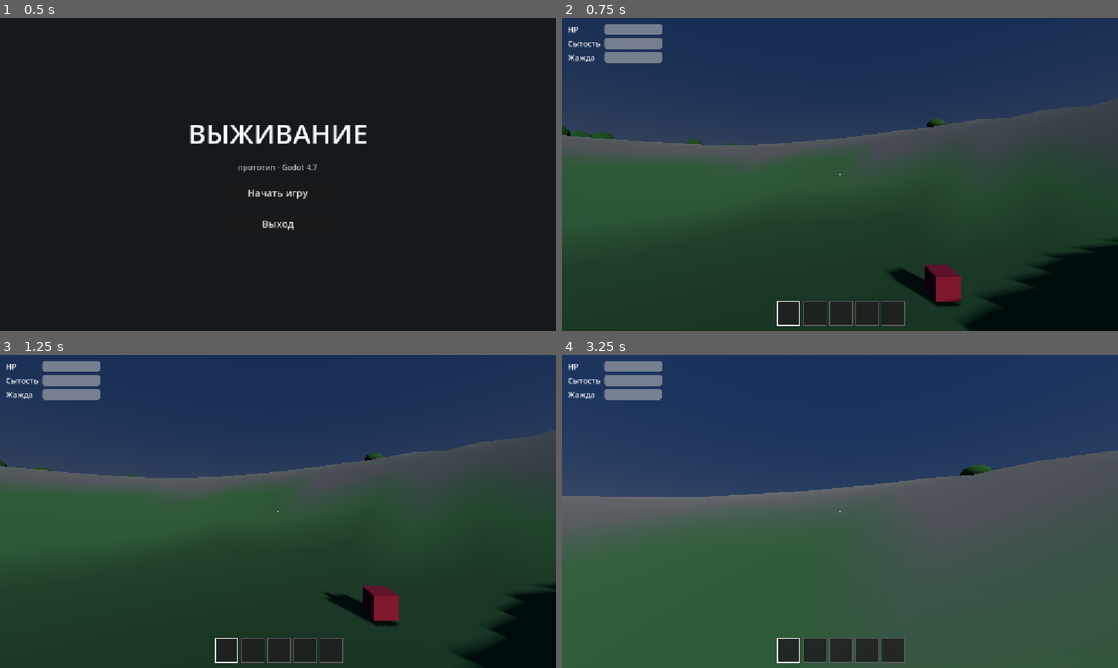
Above: before the commit, frames 1-4 (two rows, left to right).
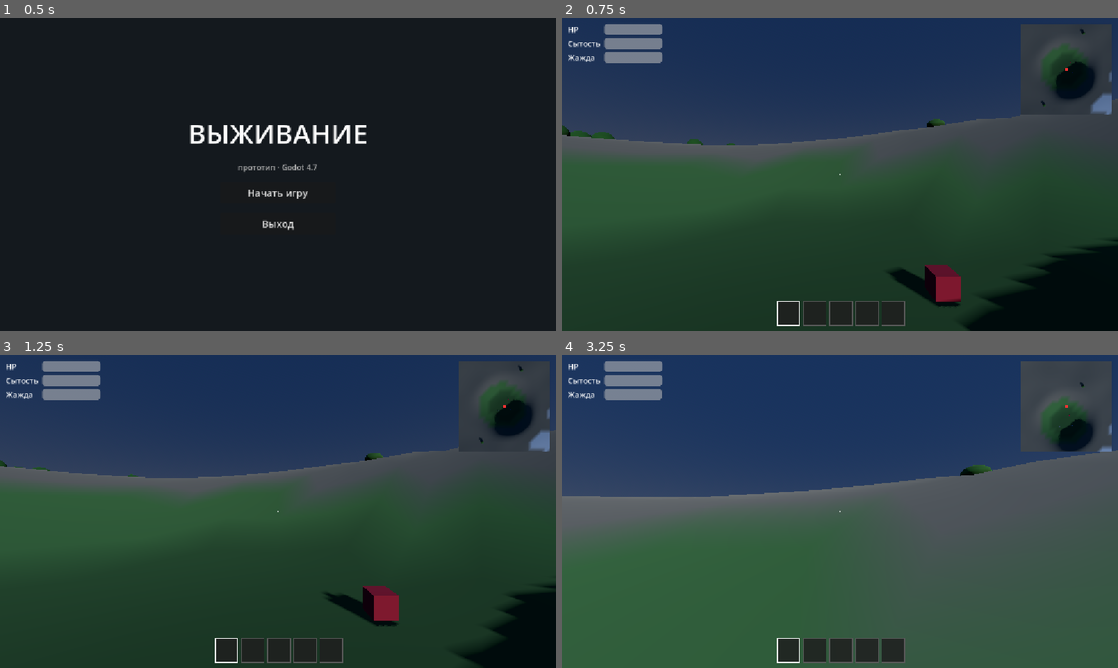
Above: after the commit, the same moments.

Repository: goverfar-tech/govno-igra
Game: Godot game, scene res://scenes/ui/main_menu.tscn
Same seed, same stepped clock (60 frames per second), same inputs: the game is played once before the commit and once after it.
Inputs (mouse positions are in pixels of both pictures, inside the frame that each line leads up to):
- Up to frame 1 (0.5 s): no input
- Up to frame 2 (0.75 s): click "Начать игру" at 0.5 s
- Up to frame 3 (1.25 s): no input
- Up to frame 4 (3.25 s): tap Enter (ui_accept) at 1.25 s; move the mouse to (867, 511) at 1.27 s; hold W (move_forward) from 1.28 s (still down); tap E (interact) at 1.35, 2.3, 2.85 s; click (867, 511) at 1.42 s; tap Space (jump) at 1.52, 2.27 s; move the mouse to (812, 511) at 2.02 s; tap Ctrl (crouch) at 2.1 s; click (812, 511) at 2.17 s; move the mouse to (851, 505) at 2.77 s; click (851, 505) at 2.92 s

Frame 1 is identical in both runs. In frame 2, 3.2% of the frame differs, in the area x 82-99%, y 2-31%; in frame 3, 3.2%; in frame 4, 4.4%.

Commit message:
feat: pickaxe (stone needs pickaxe, wood needs axe), distinct hand models per tool, top-down minimap

Diff:
--- /dev/null
+++ b/resources/items/pickaxe.tres
@@ -0,0 +1,12 @@
+[gd_resource type="Resource" script_class="ItemData" load_steps=2 format=3]
+
+[ext_resource type="Script" path="res://resources/items/item_data.gd" id="1"]
+
+[resource]
+script = ExtResource("1")
+id = &"pickaxe"
+display_name = "Кирка"
+icon_color = Color(0.55, 0.55, 0.6, 1)
+max_stack = 1
+is_tool = true
+tool_damage = 8.0
--- /dev/null
+++ b/resources/recipes/pickaxe.tres
@@ -0,0 +1,11 @@
+[gd_resource type="Resource" script_class="RecipeData" load_steps=3 format=3]
+
+[ext_resource type="Script" path="res://resources/recipes/recipe_data.gd" id="1"]
+
+[ext_resource type="Resource" path="res://resources/items/pickaxe.tres" id="2"]
+
+[resource]
+script = ExtResource("1")
+result = ExtResource("2")
+result_count = 1
+cost = {&"wood": 2, &"stone": 2}
--- a/scenes/interaction/resource_node_rock.tscn
+++ b/scenes/interaction/resource_node_rock.tscn
@@ -18,7 +18,7 @@
 script = ExtResource("1_node")
 item = ExtResource("2_stone")
 hits_required = 3
-tool_allowed = false
+tool_id = &"pickaxe"
 yield_per_hit = 2
 
 [node name="CollisionShape3D" type="CollisionShape3D" parent="."]
--- a/scenes/player/player.tscn
+++ b/scenes/player/player.tscn
@@ -30,6 +30,18 @@
 material = SubResource("head_mat")
 size = Vector3(0.06, 0.1, 0.2)
 
+[sub_resource type="BoxMesh" id="shaft_mesh"]
+material = SubResource("handle_mat")
+size = Vector3(0.04, 0.9, 0.04)
+
+[sub_resource type="BoxMesh" id="tip_mesh"]
+material = SubResource("head_mat")
+size = Vector3(0.07, 0.18, 0.07)
+
+[sub_resource type="BoxMesh" id="pick_mesh"]
+material = SubResource("head_mat")
+size = Vector3(0.35, 0.04, 0.05)
+
 [node name="Player" type="CharacterBody3D"]
 script = ExtResource("1_player")
 
@@ -60,12 +72,34 @@
 visible = false
 transform = Transform3D(1, 0, 0, 0, 0.94, -0.34, 0, 0.34, 0.94, 0.35, -0.3, -0.5)
 
-[node name="Handle" type="MeshInstance3D" parent="Head/Camera3D/HandTool"]
+[node name="Model_axe" type="Node3D" parent="Head/Camera3D/HandTool"]
+
+[node name="Handle" type="MeshInstance3D" parent="Head/Camera3D/HandTool/Model_axe"]
 mesh = SubResource("handle_mesh")
 
-[node name="Blade" type="MeshInstance3D" parent="Head/Camera3D/HandTool"]
+[node name="Blade" type="MeshInstance3D" parent="Head/Camera3D/HandTool/Model_axe"]
 transform = Transform3D(1, 0, 0, 0, 1, 0, 0, 0, 1, 0, 0.2, -0.05)
 mesh = SubResource("blade_mesh")
+
+[node name="Model_spear" type="Node3D" parent="Head/Camera3D/HandTool"]
+visible = false
+
+[node name="Shaft" type="MeshInstance3D" parent="Head/Camera3D/HandTool/Model_spear"]
+mesh = SubResource("shaft_mesh")
+
+[node name="Tip" type="MeshInstance3D" parent="Head/Camera3D/HandTool/Model_spear"]
+transform = Transform3D(1, 0, 0, 0, 1, 0, 0, 0, 1, 0, 0.5, 0)
+mesh = SubResource("tip_mesh")
+
+[node name="Model_pickaxe" type="Node3D" parent="Head/Camera3D/HandTool"]
+visible = false
+
+[node name="Handle" type="MeshInstance3D" parent="Head/Camera3D/HandTool/Model_pickaxe"]
+mesh = SubResource("handle_mesh")
+
+[node name="Pick" type="MeshInstance3D" parent="Head/Camera3D/HandTool/Model_pickaxe"]
+transform = Transform3D(1, 0, 0, 0, 1, 0, 0, 0, 1, 0, 0.2, 0)
+mesh = SubResource("pick_mesh")
 
 [node name="Inventory" type="Node" parent="."]
 script = ExtResource("3_inv")
--- a/scenes/ui/hud.tscn
+++ b/scenes/ui/hud.tscn
@@ -11,6 +11,8 @@
 [ext_resource type="PackedScene" path="res://scenes/ui/pause_menu.tscn" id="5_pause"]
 
 [ext_resource type="PackedScene" path="res://scenes/ui/craft_panel.tscn" id="6_craft"]
+
+[ext_resource type="PackedScene" path="res://scenes/ui/minimap.tscn" id="7_minimap"]
 
 [node name="HUD" type="CanvasLayer"]
 script = ExtResource("1_script")
@@ -133,6 +135,8 @@
 
 [node name="Hotbar" parent="." instance=ExtResource("2_hotbar")]
 
+[node name="Minimap" parent="." instance=ExtResource("7_minimap")]
+
 [node name="InventoryPanel" parent="." instance=ExtResource("3_panel")]
 
 [node name="CraftPanel" parent="." instance=ExtResource("6_craft")]
--- /dev/null
+++ b/scenes/ui/minimap.tscn
@@ -0,0 +1,51 @@
+[gd_scene load_steps=2 format=3]
+
+[ext_resource type="Script" path="res://scripts/ui/minimap.gd" id="1_script"]
+
+[node name="Minimap" type="Control"]
+anchors_preset = 1
+anchor_left = 1.0
+anchor_right = 1.0
+offset_left = -200.0
+offset_top = 12.0
+offset_right = -12.0
+offset_bottom = 200.0
+script = ExtResource("1_script")
+
+[node name="Frame" type="PanelContainer" parent="."]
+anchors_preset = 15
+anchor_right = 1.0
+anchor_bottom = 1.0
+mouse_filter = 2
+
+[node name="SubViewportContainer" type="SubViewportContainer" parent="Frame"]
+anchors_preset = 15
+anchor_right = 1.0
+anchor_bottom = 1.0
+stretch = true
+mouse_filter = 2
+
+[node name="SubViewport" type="SubViewport" parent="Frame/SubViewportContainer"]
+size = Vector2i(256, 256)
+handle_input_locally = false
+gui_disable_input = true
+
+[node name="MinimapCamera" type="Camera3D" parent="Frame/SubViewportContainer/SubViewport"]
+unique_name_in_owner = true
+current = true
+projection = 1
+size = 40.0
+far = 200.0
+
+[node name="PlayerDot" type="ColorRect" parent="."]
+anchors_preset = 8
+anchor_left = 0.5
+anchor_top = 0.5
+anchor_right = 0.5
+anchor_bottom = 0.5
+offset_left = -3.0
+offset_top = -3.0
+offset_right = 3.0
+offset_bottom = 3.0
+mouse_filter = 2
+color = Color(1, 0.2, 0.2, 1)
--- a/scripts/interaction/resource_node.gd
+++ b/scripts/interaction/resource_node.gd
@@ -5,8 +5,8 @@
 
 @export var item: ItemData
 @export var hits_required: int = 3
-## Разрешает ли источник добычу инструментом (топор — дереву, не камню)
-@export var tool_allowed := true
+## Какой инструмент добывает этот источник (топор — дереву, кирка — камню)
+@export var tool_id: StringName = &"axe"
 @export var yield_per_hit: int = 1
 
 var _hits_done := 0
--- a/scripts/player/inventory.gd
+++ b/scripts/player/inventory.gd
@@ -19,6 +19,8 @@
 	&"cooked_meat": preload("res://resources/items/cooked_meat.tres"),
 	&"wall": preload("res://resources/items/wall.tres"),
 	&"campfire": preload("res://resources/items/campfire.tres"),
+	&"spear": preload("res://resources/items/spear.tres"),
+	&"pickaxe": preload("res://resources/items/pickaxe.tres"),
 }
 
 ## Слоты: {"item": ItemData | null, "count": int}
--- a/scripts/player/player.gd
+++ b/scripts/player/player.gd
@@ -204,8 +204,8 @@
 			c.take_damage(item.tool_damage, global_position)
 			AudioManager.play_hit(c.global_position)
 		elif c is ResourceNode:
-			if not c.tool_allowed:
-				SignalHub.notify.emit("Этот ресурс топором не добыть")
+			if c.tool_id != item.id:
+				SignalHub.notify.emit("Здесь нужен другой инструмент")
 			else:
 				c.harvest(2, self)
 				if c.is_queued_for_deletion():
@@ -241,13 +241,14 @@
 	var data := inventory.get_selected_slot()
 	var item: ItemData = data.get("item")
 	hand_tool.visible = item != null and item.is_tool
-	if item != null and item.is_tool:
-		# окраска лезвия под предмет (копьё «деревянное», топор «каменный»)
-		var blade := hand_tool.get_node_or_null("Blade") as MeshInstance3D
-		if blade:
-			var mat := StandardMaterial3D.new()
-			mat.albedo_color = item.icon_color
-			blade.material_override = mat
+	if item == null or not item.is_tool:
+		return
+	# переключаем модель под предмет: Model_axe / Model_spear / Model_pickaxe
+	for m in hand_tool.get_children():
+		m.visible = false
+	var model := hand_tool.get_node_or_null("Model_" + String(item.id))
+	if model:
+		model.visible = true
 
 
 ## Выбросить всю пачку из слота перед собой.
--- a/scripts/ui/craft_panel.gd
+++ b/scripts/ui/craft_panel.gd
@@ -7,6 +7,7 @@
 	preload("res://resources/recipes/spear.tres"),
 	preload("res://resources/recipes/wall.tres"),
 	preload("res://resources/recipes/campfire.tres"),
+	preload("res://resources/recipes/pickaxe.tres"),
 ]
 
 var _player: Player
--- /dev/null
+++ b/scripts/ui/minimap.gd
@@ -0,0 +1,23 @@
+class_name Minimap
+extends Control
+## Мини-карта: вид сверху на мир через отдельную камеру в SubViewport.
+## Камера каждый кадр висит над игроком; игрок — красная точка в центре.
+
+const VIEW_HEIGHT := 60.0
+
+@onready var _camera: Camera3D = %MinimapCamera
+
+var _player: Player
+
+
+func _ready() -> void:
+	_player = get_tree().get_first_node_in_group("player")
+
+
+func _process(_delta: float) -> void:
+	if _player == null or _camera == null:
+		return
+	# держим камеру строго над игроком, «север» карты = -Z мира
+	var p := _player.global_position
+	_camera.global_position = p + Vector3(0.0, VIEW_HEIGHT, 0.0)
+	_camera.global_rotation = Vector3(-PI * 0.5, 0.0, 0.0)
Not shown: 1 places in scenes/player/player.tscn that only renumber resources
Not shown: 1 places in scenes/ui/hud.tscn that only renumber resources
Not shown, added: scripts/ui/minimap.gd.uid
